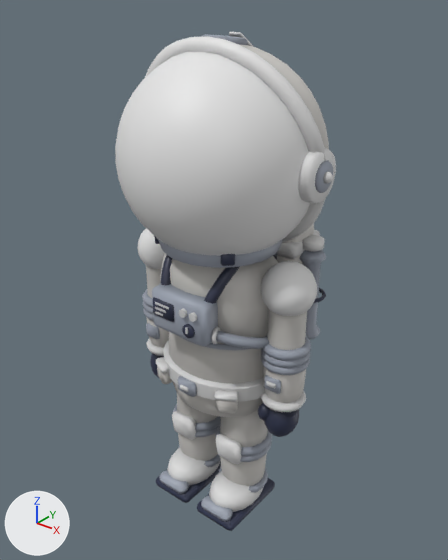
Two versions of the glTF model public/models/astronaut.glb, one commit apart.
The view is the same before and after, from a 50 mm lens placed at (1.384, -1.709, 2.107), pointed at (-0.009, 0.031, 1.027). Arrows for +X, +Y and +Z are at lower left; the lights stay in place. The older version comes first. Where no turn or scale is listed for an object, it has been applied to the vertices. Vertices at exactly the same position are counted once.

The first picture shows 'armL', 'armR', 'forearmL', 'forearmR', 'head', 'legL', 'legR', 'shinL', 'shinR', 'torso'.
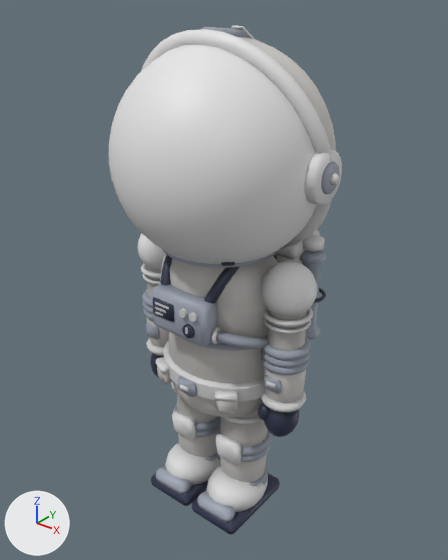
Where the change shows, as pixel boxes [x1, y1, x2, y2] in the pictures (448 x 560 px; the box of a moved part takes in the faces that stretch with it):
'head', reshaped
    before: [115, 32, 336, 268]
    after: [109, 26, 342, 268]
'shinR', reshaped (13% wider)
    before: [197, 453, 275, 531]
    after: [192, 453, 280, 534]
'shinL', reshaped (8% wider)
    before: [156, 433, 221, 503]
    after: [151, 433, 221, 506]
part 1 of me_shinl, added (mostly hidden)
    after: [178, 440, 219, 461]
part 2 of me_shinl, moved or reshaped
    before: [156, 448, 221, 503]
    after: [151, 443, 221, 506]
part 3 of me_shinr, added
    after: [219, 462, 268, 486]
part 4 of me_shinr, moved or reshaped
    before: [197, 471, 275, 531]
    after: [192, 467, 280, 534]
part 5 of me_head, moved or reshaped
    before: [315, 160, 333, 193]
    after: [321, 162, 339, 194]
part 6 of me_head, moved or reshaped
    before: [201, 34, 248, 45]
    after: [201, 27, 248, 38]
part 7 of me_head, moved or reshaped
    before: [298, 148, 336, 204]
    after: [304, 149, 342, 205]
part 8 of me_head, moved or reshaped
    before: [229, 32, 254, 47]
    after: [231, 26, 254, 39]
part 9 of me_head, moved or reshaped
    before: [323, 172, 333, 184]
    after: [330, 173, 339, 185]
part 10 of me_head, added
    after: [109, 45, 317, 264]
part 11 of me_head, rebuilt (7% taller)
    before: [115, 52, 310, 256]
    after: [141, 29, 333, 248]
part 12 of me_head, moved or reshaped
    before: [145, 36, 329, 242]
    after: [239, 37, 336, 151]
part 13 of me_head, recoloured
    before: [158, 240, 279, 259]

The edits, one by one:
me_shinl is used by ob_shinl; location (-0.125, 0.0, 0.322).
me_shinl had 572 vertices, 1128 faces and spanned x -0.112..0.112, y -0.215..0.125, z -0.324..-0.022.
me_shinl now has 680 vertices, 1344 faces and spans x -0.121..0.121, y -0.23..0.14, z -0.328..-0.022.
me_shinl part 1: a new loose piece of 108 vertices spanning x -0.111..0.111, y -0.109..0.109, z -0.187..-0.167, in mat_paint.
me_shinl part 2: 230 vertices moved from x -0.1..0.1, y -0.215..0.125, z -0.324..-0.164 to x -0.118..0.117, y -0.23..0.14, z -0.328..-0.14; 126 vertices removed from x -0.103..0.103, y -0.192..0.112, z -0.309..-0.179; 126 vertices added at x -0.121..0.121, y -0.198..0.118, z -0.31..-0.158.
me_shinr is used by ob_shinr; location (0.125, 0.0, 0.322).
me_shinr had 572 vertices, 1128 faces and spanned x -0.112..0.112, y -0.215..0.125, z -0.324..-0.022.
me_shinr now has 680 vertices, 1344 faces and spans x -0.121..0.121, y -0.23..0.14, z -0.328..-0.022.
me_shinr part 3: a new loose piece of 108 vertices spanning x -0.111..0.111, y -0.109..0.109, z -0.187..-0.167, in mat_paint.
me_shinr part 4: 230 vertices moved from x -0.1..0.1, y -0.215..0.125, z -0.324..-0.164 to x -0.117..0.118, y -0.23..0.14, z -0.328..-0.14; 126 vertices removed from x -0.103..0.103, y -0.192..0.112, z -0.309..-0.179; 126 vertices added at x -0.121..0.121, y -0.198..0.118, z -0.31..-0.158.
me_head is used by ob_head; location (0.0, 0.0, 1.24).
me_head had 4980 vertices, 9708 faces and spanned x -0.436..0.436, y -0.372..0.384, z -0.08..0.704.
me_head now has 4986 vertices, 9720 faces and spans x -0.459..0.459, y -0.395..0.407, z -0.102..0.724.
me_head part 5: the loose piece of 96 vertices spanning x 0.33..0.414, y -0.019..0.089, z 0.231..0.339 is moved by (0.023, 0.0, 0.0).
me_head part 6: the loose piece of 56 vertices spanning x -0.065..0.065, y -0.035..0.075, z 0.649..0.701 is moved by (0.0, 0.0, 0.023).
me_head part 7: the loose piece of 120 vertices spanning x 0.34..0.405, y -0.057..0.127, z 0.193..0.377 is moved by (0.023, 0.0, 0.0).
me_head part 8: the loose piece of 56 vertices spanning x -0.025..0.025, y 0.075..0.347, z 0.523..0.704 is moved by (0.0, 0.013, 0.019).
me_head part 9: the loose piece of 52 vertices spanning x 0.398..0.436, y 0.015..0.055, z 0.265..0.305 is moved by (0.023, 0.0, 0.0).
me_head part 10: a new loose piece, a UV sphere (36 segments, 20 rings, poles along z) spanning x -0.395..0.395, y -0.395..0.395, z -0.1..0.69, in mat_visor.
me_head part 11: the loose piece of 686 vertices spanning x -0.372..0.372, y -0.372..0.372, z -0.077..0.667 is rebuilt with 400 vertices and now spans x -0.432..0.432, y -0.106..0.197, z -0.102..0.721, in mat_accent.
me_head part 12: 31 vertices moved within x -0.296..0.296, y -0.2..0.296, z 0.121..0.495; 2184 vertices removed from x -0.409..0.409, y -0.265..0.384, z -0.08..0.699; 1461 vertices added at x -0.403..0.403, y -0.278..0.407, z -0.074..0.702.
me_head part 13: 145 kept faces spanning x -0.235..0.24, y -0.24..0.24, z -0.045..0.13 get new vertex colours; the middle colour goes from grey #a4acb9 to grey #a0a8b5.
Other edits to the shape of me_head do not show in these pictures.
